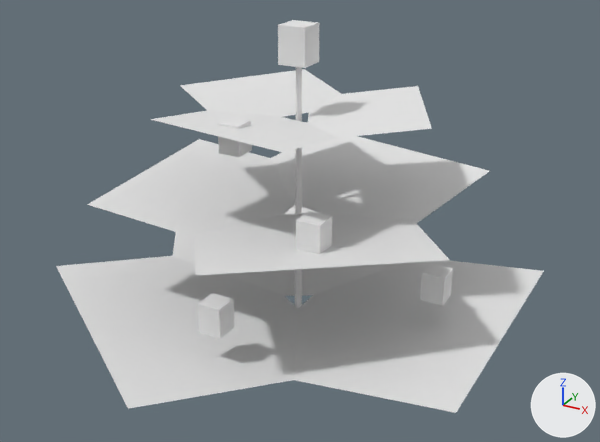
Two versions of the OBJ model src/main/resources/assets/stonedew/models/block/plants/plant_2_0_1_lod.obj, one commit apart.
Before and after are seen from a 50 mm camera at (1.406, -2.137, 1.166) aimed at (0.515, -0.518, 0.356). Lighting does not change. The marker at lower right points along +X, +Y and +Z. The first picture is the older version. Where no turn or scale is listed for an object, it has been applied to the vertices.

Names of what the first picture shows: 'model'.
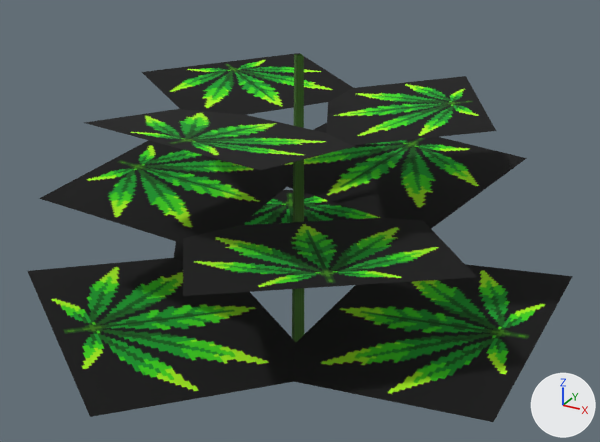
What differs and where, as boxes [x1, y1, x2, y2] in the pictures (600 x 442 px):
'model', surface changed, reshaped (12% wider, 6% shorter): before [56, 20, 544, 413]; after [28, 53, 573, 422]
part 1 of me_model, rebuilt: before [295, 67, 302, 309]; after [292, 54, 304, 342]
part 2 of me_model, rebuilt (43% wider, 48% taller): before [151, 111, 344, 152]; after [85, 109, 362, 170]
part 3 of me_model, rebuilt (31% wider, 29% taller): before [180, 69, 341, 117]; after [142, 53, 353, 115]
part 4 of me_model, rebuilt: before [294, 260, 544, 413]; after [294, 264, 573, 422]
part 5 of me_model, rebuilt (36% wider, 32% taller): before [307, 86, 432, 138]; after [326, 76, 496, 145]
part 6 of me_model, rebuilt: before [56, 256, 298, 409]; after [28, 258, 296, 417]
part 7 of me_model, rebuilt: before [172, 205, 400, 296]; after [174, 190, 380, 261]
part 8 of me_model, rebuilt (14% wider, 25% taller): before [194, 213, 450, 275]; after [183, 218, 476, 296]
part 9 of me_model, rebuilt (19% wider): before [87, 139, 295, 237]; after [39, 140, 287, 243]
part 10 of me_model, rebuilt: before [272, 136, 489, 224]; after [277, 123, 527, 228]
part 11 of me_model, deleted: before [218, 117, 252, 157]
part 12 of me_model, deleted: before [278, 20, 320, 68]
part 13 of me_model, deleted: before [296, 211, 332, 254]
part 14 of me_model, deleted: before [198, 293, 234, 339]
part 15 of me_model, deleted: before [420, 263, 453, 306]

Edits to the bpy script that builds the scene:
```text
Add img_leaf_fan:
    img_leaf_fan = load_image('leaf_fan', '../../../textures/art/leaf_fan.png', 1352, 1163, 'sRGB')
Add img_plant_stem:
    img_plant_stem = load_image('plant_stem', '../../../textures/block/plant_stem.png', 32, 32, 'sRGB')
Change mat_stem:
    remove mat_stem.base_color = (0.8, 0.8, 0.8)  # white #e7e7e7
    add mat_stem.texture = img_plant_stem
Change mat_leaf_lod:
    remove mat_leaf_lod.base_color = (0.8, 0.8, 0.8)  # white #e7e7e7
    add mat_leaf_lod.texture = img_leaf_fan
Change me_model:
    used by ob_model
    remove me_model.from_pydata(...)  # 84 vertices, 43 faces; spans x -0.083..1.035, y -1.134..0.129, z 0.0..0.826
    add me_model.from_pydata(...)  # 44 vertices, 13 faces; spans x -0.123..1.107, y -1.192..0.187, z 0.0..0.756
    me_model part 1: the loose piece of 8 vertices spanning x 0.489..0.514, y -0.514..-0.489, z 0.0..0.756 is rebuilt with 8 vertices and now spans x 0.481..0.519, y -0.519..-0.481, z 0.0..0.756
    me_model part 2: the loose piece of 4 vertices spanning x 0.284..0.681, y -0.822..-0.501, z 0.611..0.644 is rebuilt with 4 vertices and now spans x 0.208..0.731, y -0.961..-0.539, z 0.615..0.658
    me_model part 3: the loose piece of 4 vertices spanning x 0.166..0.581, y -0.644..-0.201, z 0.611..0.643 is rebuilt with 4 vertices and now spans x 0.03..0.572, y -0.666..-0.088, z 0.615..0.657
    me_model part 4: the loose piece of 4 vertices spanning x 0.523..1.035, y -0.841..-0.161, z 0.127..0.189 is rebuilt with 4 vertices and now spans x 0.598..1.107, y -0.839..-0.163, z 0.131..0.192
    me_model part 5: the loose piece of 4 vertices spanning x 0.447..0.841, y -0.654..-0.22, z 0.611..0.643 is rebuilt with 4 vertices and now spans x 0.463..0.975, y -0.682..-0.118, z 0.615..0.657
    me_model part 6: the loose piece of 4 vertices spanning x -0.083..0.768, y -1.134..-0.325, z 0.127..0.189 is rebuilt with 4 vertices and now spans x -0.123..0.723, y -1.192..-0.388, z 0.131..0.192
    me_model part 7: the loose piece of 4 vertices spanning x -0.065..0.778, y -0.66..0.129, z 0.127..0.189 is rebuilt with 4 vertices and now spans x -0.1..0.736, y -0.594..0.187, z 0.131..0.192
    me_model part 8: the loose piece of 4 vertices spanning x 0.312..0.947, y -0.978..-0.37, z 0.377..0.423 is rebuilt with 4 vertices and now spans x 0.327..1.022, y -1.068..-0.403, z 0.381..0.431
    me_model part 9: the loose piece of 4 vertices spanning x 0.058..0.509, y -0.81..-0.242, z 0.377..0.425 is rebuilt with 4 vertices and now spans x -0.056..0.449, y -0.853..-0.217, z 0.381..0.434
    me_model part 10: the loose piece of 4 vertices spanning x 0.242..0.866, y -0.543..-0.021, z 0.377..0.426 is rebuilt with 4 vertices and now spans x 0.221..0.929, y -0.485..0.108, z 0.381..0.437
    me_model part 11: the loose piece of 8 vertices spanning x 0.418..0.47, y -0.708..-0.656, z 0.57..0.638 is deleted
    me_model part 12: the loose piece of 8 vertices spanning x 0.472..0.54, y -0.54..-0.472, z 0.738..0.826 is deleted
    me_model part 13: the loose piece of 8 vertices spanning x 0.639..0.695, y -0.76..-0.704, z 0.404..0.476 is deleted
    me_model part 14: the loose piece of 8 vertices spanning x 0.474..0.529, y -0.891..-0.837, z 0.23..0.3 is deleted
    me_model part 15: the loose piece of 8 vertices spanning x 0.837..0.891, y -0.529..-0.474, z 0.23..0.301 is deleted
    remove me_model.materials.append(mat_bud)  # white #e7e7e7
```
